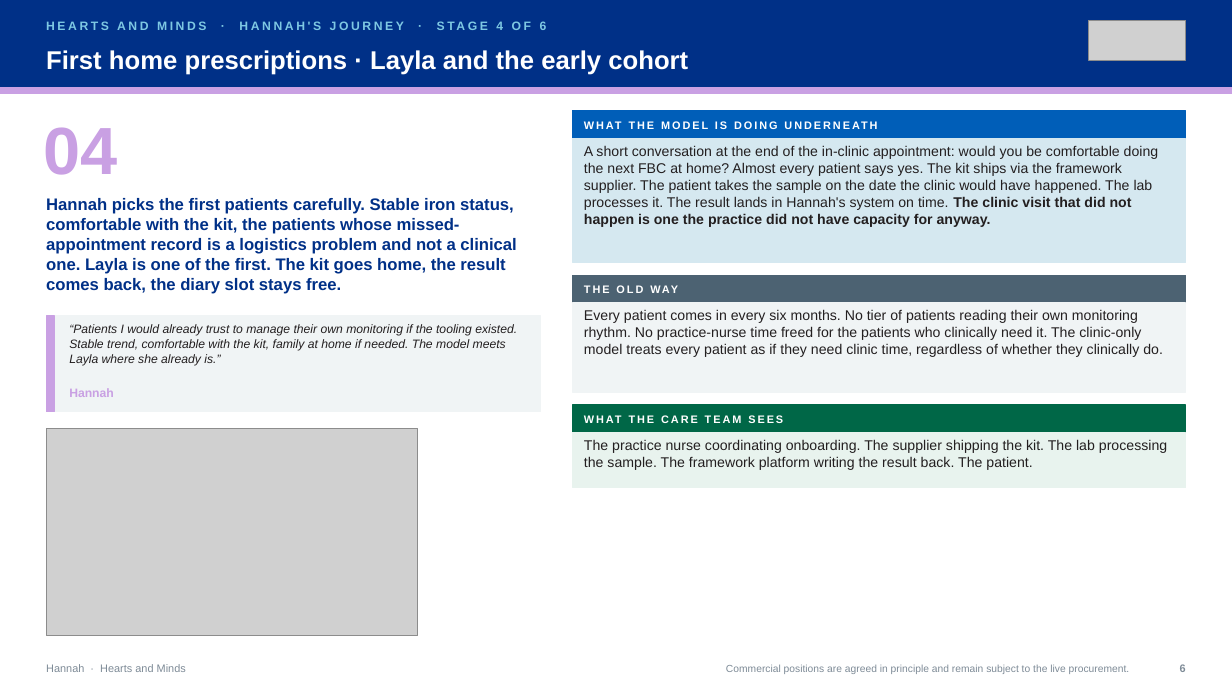
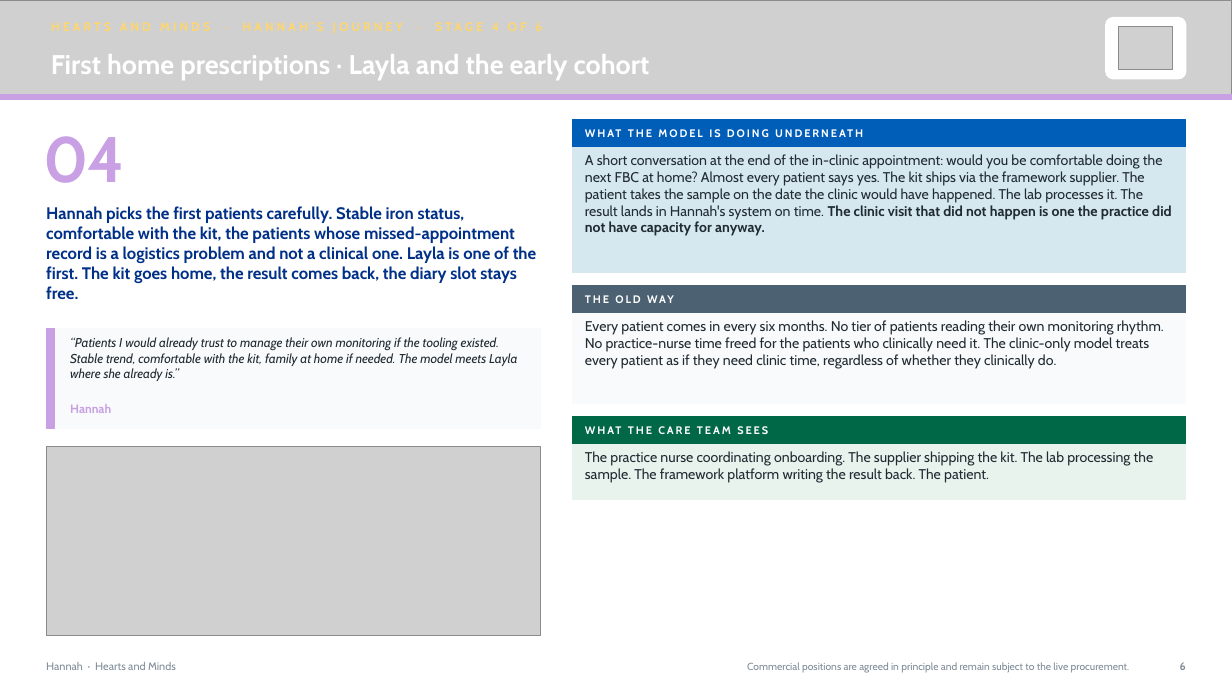
Before and after one commit to ScottEason1967/dtx-ecosystem, a slide deck: slide 6 of hearts-and-minds/journey-decks/hm-journey-hannah-v1.pptx. Drawn at 1232x693 pixels with LibreOffice and Linux fonts; fonts in the diff are those of the drawing; grey boxes stand for pictures. Boxes give left, top, right and bottom in pixels: in the first picture for what was removed or moved away, otherwise in the second. Text is boxed around its words. In the diff, an @@ line names an element or a change of style, - is before the commit and + after.

```diff
--- a/hearts-and-minds/journey-decks/hm-journey-hannah-v1.pptx
+++ b/hearts-and-minds/journey-decks/hm-journey-hannah-v1.pptx
@@ rectangle removed at (x1=0, y1=0, x2=1232, y2=88) @@
@@ picture added at (x1=0, y1=0, x2=1232, y2=94) @@
@@ text removed at (x1=46, y1=21, x2=547, y2=30) @@
-HEARTS AND MINDS · HANNAH'S JOURNEY · STAGE 4 OF 6
@@ rounded rectangle added at (x1=1106, y1=18, x2=1187, y2=79), fill #FFFFFF, outline #FFFFFF 1 pt @@
@@ picture resized from (x1=1089, y1=20, x2=1186, y2=60) to (x1=1119, y1=27, x2=1174, y2=69) @@
@@ text "First home prescriptions · Layla ..." at (x1=51, y1=54, x2=650, y2=80): size 20 to 21 pt, font Arial to Cabin @@
@@ rectangle moved from (x1=0, y1=88, x2=1232, y2=93) to (x1=0, y1=94, x2=1232, y2=100) @@
@@ text "04" at (x1=43, y1=136, x2=124, y2=183): size 52 to 50 pt, font Arial to Cabin, letter spacing 0 to -1 pt @@
@@ rectangle resized from (x1=46, y1=316, x2=55, y2=411) to (x1=46, y1=328, x2=55, y2=428) @@
@@ rectangle at (x1=46, y1=328, x2=541, y2=428): fill #F0F4F5 to #F8FAFC; outline #F0F4F5 1 pt to #F8FAFC 1 pt @@
@@ rectangle resized from (x1=46, y1=316, x2=541, y2=411) to (x1=46, y1=328, x2=541, y2=428) @@
@@ 8 texts, 6 rectangles moved together from (x1=43, y1=111, x2=1186, y2=487) to (x1=43, y1=119, x2=1186, y2=500) @@
@@ rectangle at (x1=573, y1=313, x2=1186, y2=404): fill #F0F4F5 to #F8FAFC; outline #F0F4F5 1 pt to #F8FAFC 1 pt @@
@@ text "“Patients I would already trust ..." moved from (x1=69, y1=324, x2=517, y2=366) to (x1=70, y1=337, x2=517, y2=381) @@
@@ text "“Patients I would already trust ..." at (x1=70, y1=337, x2=517, y2=381): size 9.5 to 10 pt, font Arial to Cabin, text colour #231F20 to #212B32 @@
@@ text "Hannah" moved from (x1=69, y1=388, x2=114, y2=397) to (x1=70, y1=404, x2=111, y2=413) @@
@@ picture resized from (x1=46, y1=428, x2=418, y2=636) to (x1=46, y1=446, x2=541, y2=636) @@
@@ font Arial to Cabin, text colour #231F20 to #212B32 in 3 elements at (x1=585, y1=154, x2=1172, y2=236), (x1=585, y1=320, x2=1164, y2=368), (x1=585, y1=451, x2=1154, y2=483) @@
@@ font Arial to Cabin in 8 elements at (x1=585, y1=119, x2=1174, y2=147), (x1=46, y1=206, x2=536, y2=299), (x1=647, y1=295, x2=674, y2=303), (x1=585, y1=417, x2=1174, y2=445), (x1=1180, y1=662, x2=1186, y2=670), (x1=70, y1=404, x2=111, y2=413), (x1=747, y1=662, x2=1130, y2=672), (x1=46, y1=662, x2=176, y2=670) @@
@@ text "Commercial positions are agreed in ..." moved from (x1=726, y1=664, x2=1130, y2=674) to (x1=747, y1=662, x2=1130, y2=672) @@
```
Also in this commit, not shown: 8 other slides changed, 57 other files.
